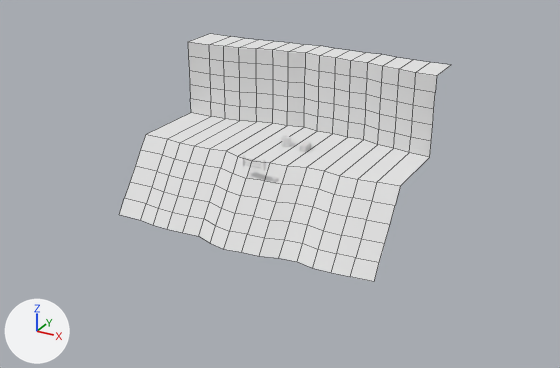
The Blender file Assets/Environment/world.blend as it was, and as the next commit left it.
One viewpoint serves both versions: a 50 mm lens placed at (46.9, -87.0, 37.6), pointed at (0.8, -3.2, -4.3). Arrows for +X, +Y and +Z are at lower left; the lights stay in place. Mesh edges are drawn as thin lines on the coarser meshes.

Names of what the first picture shows: 'Cliffside'.
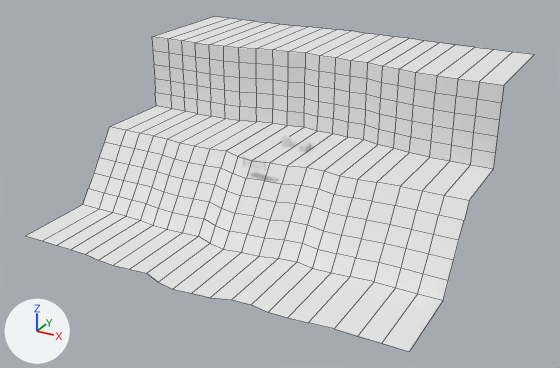
The change, as a diff of the scene's bpy script:
```diff
--- a/Assets/Environment/world.blend.py
+++ b/Assets/Environment/world.blend.py
@@ me_plane_001 @@
 # used by ob_cliffside; location = (0.0, 0.0, 0.0); rotation_euler = (0.0, -3.142, 0.0), in degrees (0, -180, 0)
-me_plane_001.from_pydata(...)  # 208 vertices, 180 faces; spans x -18.5..19.4, y -14.2..12.5, z -10.9..9.5
+me_plane_001.from_pydata(...)  # 308 vertices, 273 faces; spans x -26.9..25.9, y -25.2..23.5, z -10.9..9.5
+# me_plane_001 part 1
+# 1 vertex is removed from x 19.4, y -12.7, z 9.5
+# 1 face is deleted
+# 15 vertices in x -18.5..15.6, y 11.3..12.5, z -10.9 move by (0.0, 11.0, 0.0)
+# 6 vertices in x 19.4, y 5.5, z -10.9..0.0 move by (-1.3, -0.1, 0.0)
+# 5 vertices in x 19.4, y -11.3..-5.7, z 0.0..7.6 move by (-1.3, 0.0, 0.0)
+# 1 vertex moves from x 19.4, y 11.5, z -10.9 to x 18.1, y 22.5, z -10.9
+# 6 vertices are added at (20.5, -12.7, 9.5), (23.0, -12.7, 9.5), (25.9, -12.7, 9.5), (20.5, -23.7, 9.5), (23.0, -23.7, 9.5), (25.9, -23.7, 9.5)
+# 15 new vertices lie (0.0, -11.0, 0.0) away from vertices in x -18.5..15.6, y -14.2..-12.5, z 9.5
+# 14 new vertices lie (-2.7, 0.0, 0.0) away from vertices in x -18.5, y -23.5..11.3, z -10.9..9.5
+# 14 new vertices lie (-2.7, 0.0, 0.0) away from vertices in x -21.2, y -23.5..22.3, z -10.9..9.5
+# 14 new vertices lie (-3.0, 0.0, 0.0) away from vertices in x -23.9, y -23.5..22.3, z -10.9..9.5
+# 12 new vertices lie (2.4, 0.0, 0.0) away from vertices in x 19.4, y -11.3..11.5, z -10.9..7.6
+# 14 new vertices lie (2.5, 0.0, 0.0) away from vertices in x 15.6..20.5, y -23.7..22.5, z -10.9..9.5
+# 12 new vertices lie (2.9, 0.0, 0.0) away from vertices in x 23.0, y -11.3..22.5, z -10.9..7.6
+# 61 new faces join them, mat_rock (white #e7e7e7)
+# 33 new faces join them, mat_grass (white #e7e7e7)
 me_plane_001.materials.append(mat_grass)
```

Boxes (x1, y1, x2, y2) around the edits, measured in the pictures (560 x 368 px):
'Cliffside', reshaped (53% wider, 35% taller): before (119, 34, 451, 282); after (26, 17, 535, 351)
part 1 of me_plane_001, built on: before (119, 42, 211, 220); after (26, 17, 535, 351)
